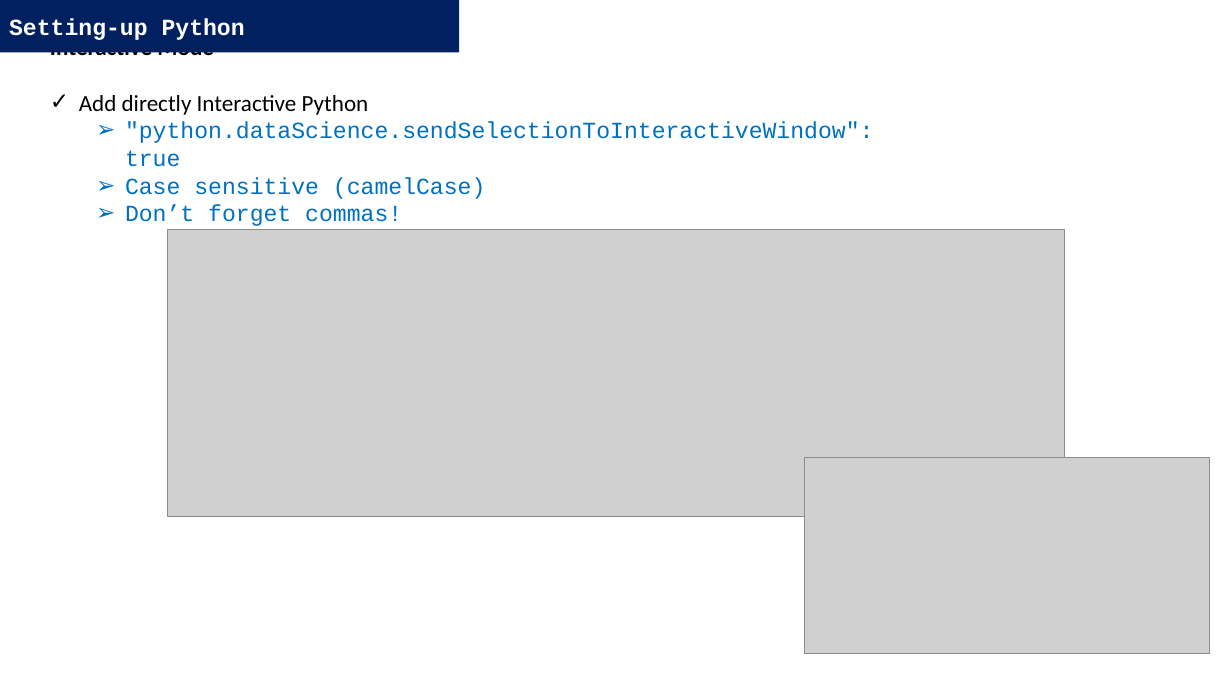
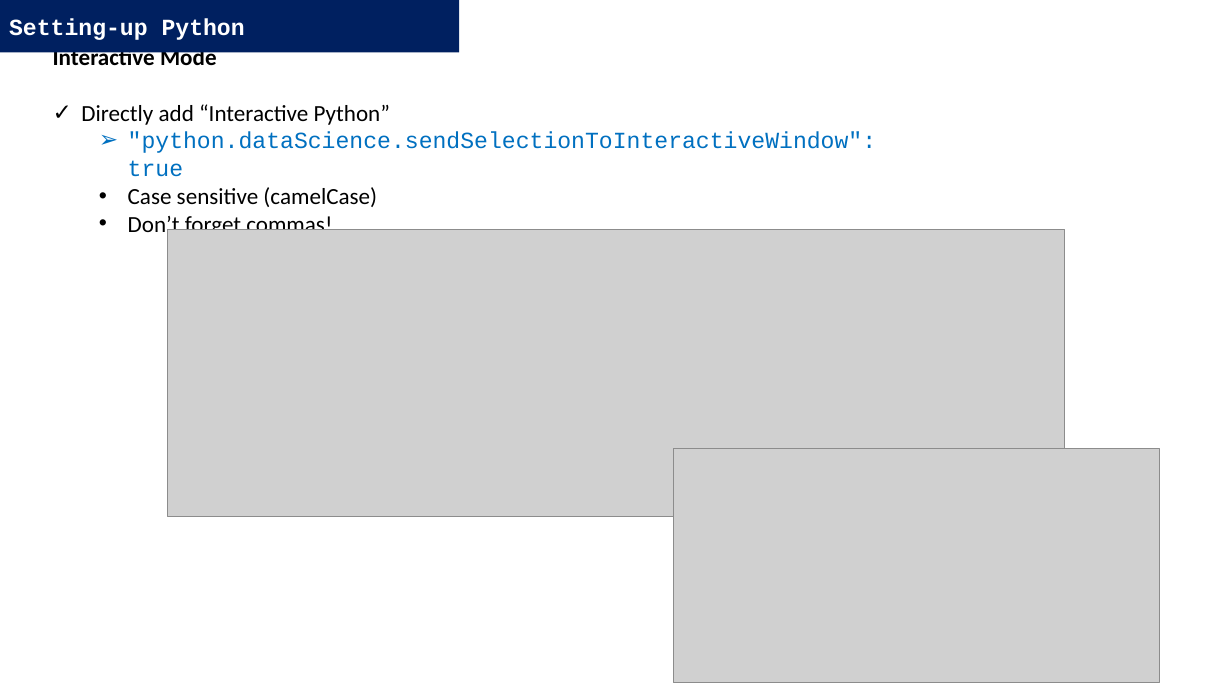
Before and after one commit to DominiqueMakowski/teaching, a slide deck: slide 10 of Python/2022_Zurich/AdvancedPython_2022.pptx. Drawn at 1232x693 pixels with LibreOffice and Linux fonts; fonts in the diff are those of the drawing; grey boxes stand for pictures. Boxes give left, top, right and bottom in pixels: in the first picture for what was removed or moved away, otherwise in the second. Text is boxed around its words. In the diff, an @@ line names an element or a change of style, - is before the commit and + after.

```diff
--- a/Python/2022_Zurich/AdvancedPython_2022.pptx
+++ b/Python/2022_Zurich/AdvancedPython_2022.pptx
@@ text "Interactive Mode": place and size @@
-text "Interactive Mode" at [50,36,874,226]
+text "Interactive Mode" at [53,46,877,238]
@@ text at [81,104,390,125]: text changed @@
-✓ Add directly Interactive Python
+✓ Directly add “Interactive Python”
@@ text at [128,187,377,238]: font Courier New to Calibri, text colour #0070C0 to #000000 in "Case sensitive (camelCase)", "Don’t forget commas!"; bullet ➢ to • @@
@@ picture: place and size @@
-picture at [805,457,1211,653]
+picture at [674,449,1160,683]
```
Also in this commit, not shown: 27 other slides changed, 5 slides added.
